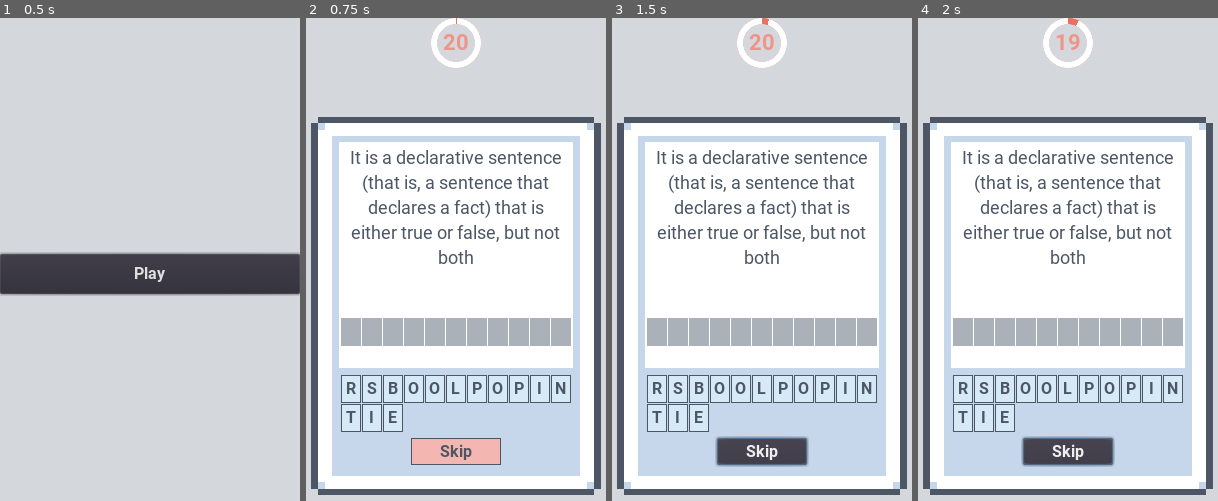
Above: before the commit, frames 1-4 (left to right).
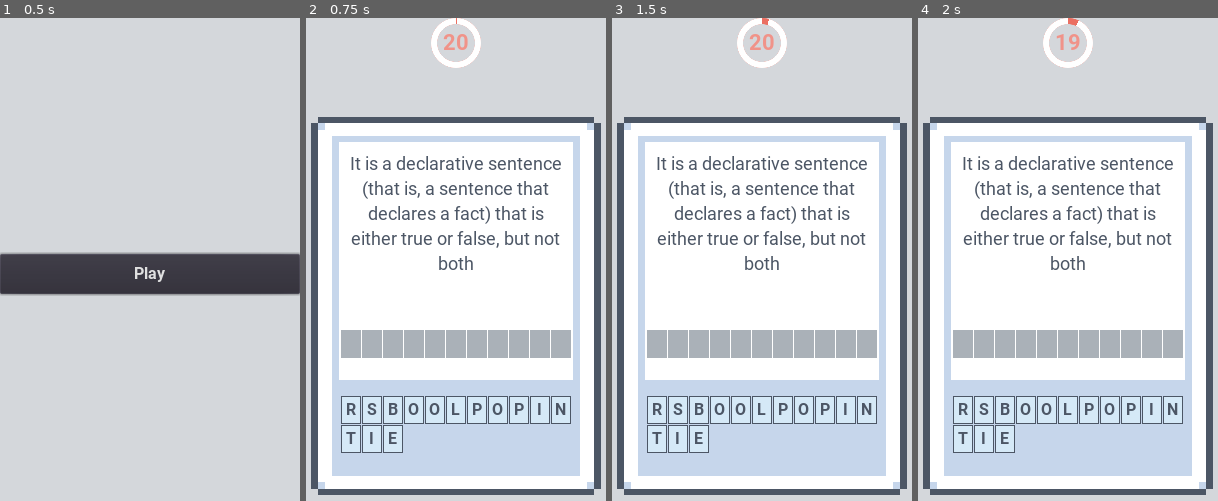
Above: after the commit, the same moments.

Repository: LoneDespair/comsci-card_game
Game: Godot game, scene res://src/main/main.tscn
The game is run twice, just before and just after one commit, with the same random seed, the same clock (stepped at 60 frames per second) and the same inputs.
Inputs (mouse positions are in pixels of both pictures, inside the frame that each line leads up to):
- Up to frame 1 (0.5 s): no input
- Up to frame 2 (0.75 s): click "Play" at 0.5 s
- Up to frame 3 (1.5 s): click (762, 452) at 1.25 s, where only the run before the commit has a clickable "Skip"
- Up to frame 4 (2 s): no input

Frame 1 is identical in both runs. In frame 2, 14% of the frame differs, in the area x 11-89%, y 27-93%; in frame 3, 15%; in frame 4, 15%.

Commit message:
added timeout support on cards

Diff:
--- a/src/card/card.tscn
+++ b/src/card/card.tscn
@@ -25,6 +25,18 @@
 content_margin_bottom = 5.0
 bg_color = Color( 0.780392, 0.843137, 0.92549, 1 )
 
+[sub_resource type="StyleBoxFlat" id=7]
+content_margin_left = 3.0
+content_margin_right = 3.0
+content_margin_top = 3.0
+content_margin_bottom = 3.0
+bg_color = Color( 0.780392, 0.843137, 0.92549, 1 )
+border_width_left = 1
+border_width_top = 1
+border_width_right = 1
+border_width_bottom = 1
+border_color = Color( 0.301961, 0.341176, 0.4, 1 )
+
 [node name="card" type="Control"]
 anchor_left = 0.5
 anchor_top = 0.5
@@ -47,7 +59,7 @@
 margin_top = -189.0
 margin_right = 145.0
 margin_bottom = 189.0
-rect_pivot_offset = Vector2( 150, 190 )
+rect_pivot_offset = Vector2( 145, 189 )
 theme_type_variation = "FrontCard"
 
 [node name="content" type="VBoxContainer" parent="ui"]
@@ -61,7 +73,7 @@
 [node name="question" type="Label" parent="ui/content"]
 unique_name_in_owner = true
 margin_right = 234.0
-margin_bottom = 132.0
+margin_bottom = 144.0
 size_flags_vertical = 3
 custom_fonts/font = SubResource( 6 )
 custom_styles/normal = SubResource( 5 )
@@ -71,20 +83,20 @@
 autowrap = true
 clip_text = true
 
-[node name="VBoxContainer" type="VBoxContainer" parent="ui/content"]
-margin_top = 132.0
+[node name="center" type="VBoxContainer" parent="ui/content"]
+margin_top = 144.0
 margin_right = 234.0
-margin_bottom = 226.0
+margin_bottom = 238.0
 rect_min_size = Vector2( 0, 94 )
 alignment = 1
 
-[node name="top" type="MarginContainer" parent="ui/content/VBoxContainer"]
+[node name="top" type="MarginContainer" parent="ui/content/center"]
 margin_top = 35.0
 margin_right = 234.0
 margin_bottom = 54.0
 rect_min_size = Vector2( 19, 19 )
 
-[node name="correct" type="Label" parent="ui/content/VBoxContainer/top"]
+[node name="correct" type="Label" parent="ui/content/center/top"]
 unique_name_in_owner = true
 visible = false
 margin_right = 234.0
@@ -94,7 +106,7 @@
 align = 1
 valign = 1
 
-[node name="wrong" type="Label" parent="ui/content/VBoxContainer/top"]
+[node name="wrong" type="Label" parent="ui/content/center/top"]
 unique_name_in_owner = true
 visible = false
 margin_right = 234.0
@@ -104,7 +116,19 @@
 align = 1
 valign = 1
 
-[node name="answer" type="GridContainer" parent="ui/content/VBoxContainer"]
+[node name="correction" type="Label" parent="ui/content/center/top"]
+unique_name_in_owner = true
+visible = false
+margin_top = -11.0
+margin_right = 234.0
+margin_bottom = 30.0
+custom_colors/font_color = Color( 0.803922, 0.380392, 0.333333, 1 )
+text = "Correct answer is:
+Answer here"
+align = 1
+autowrap = true
+
+[node name="answer" type="GridContainer" parent="ui/content/center"]
 unique_name_in_owner = true
 margin_left = 117.0
 margin_top = 58.0
@@ -115,49 +139,44 @@
 custom_constants/hseparation = 1
 columns = 11
 
-[node name="PanelContainer2" type="PanelContainer" parent="ui/content"]
-margin_top = 226.0
+[node name="bottom" type="MarginContainer" parent="ui/content"]
+margin_top = 238.0
 margin_right = 234.0
 margin_bottom = 328.0
+rect_min_size = Vector2( 0, 90 )
+
+[node name="selection_background" type="PanelContainer" parent="ui/content/bottom"]
+unique_name_in_owner = true
+margin_right = 234.0
+margin_bottom = 90.0
 rect_min_size = Vector2( 0, 61 )
 custom_styles/panel = SubResource( 4 )
 
-[node name="VBoxContainer" type="VBoxContainer" parent="ui/content/PanelContainer2"]
-margin_top = 5.0
-margin_right = 234.0
-margin_bottom = 97.0
-
-[node name="MarginContainer" type="MarginContainer" parent="ui/content/PanelContainer2/VBoxContainer"]
-margin_right = 234.0
-margin_bottom = 61.0
-rect_min_size = Vector2( 0, 61 )
-custom_constants/margin_right = 0
-custom_constants/margin_top = 0
-custom_constants/margin_left = 0
-custom_constants/margin_bottom = 0
-
-[node name="selection" type="GridContainer" parent="ui/content/PanelContainer2/VBoxContainer/MarginContainer"]
+[node name="selection" type="GridContainer" parent="ui/content/bottom/selection_background"]
 unique_name_in_owner = true
 margin_left = 117.0
-margin_top = 30.0
+margin_top = 45.0
 margin_right = 117.0
-margin_bottom = 30.0
+margin_bottom = 45.0
 size_flags_horizontal = 4
 size_flags_vertical = 4
 custom_constants/vseparation = 1
 custom_constants/hseparation = 1
 columns = 11
 
-[node name="skip" type="Button" parent="ui/content/PanelContainer2/VBoxContainer"]
+[node name="next" type="Button" parent="ui/content/bottom"]
 unique_name_in_owner = true
-margin_left = 72.0
-margin_top = 65.0
-margin_right = 162.0
-margin_bottom = 92.0
-rect_min_size = Vector2( 90, 0 )
+visible = false
+margin_left = 77.0
+margin_top = 32.0
+margin_right = 157.0
+margin_bottom = 57.0
+rect_min_size = Vector2( 80, 0 )
 size_flags_horizontal = 4
-theme_type_variation = "RedButton"
-text = "Skip"
+size_flags_vertical = 6
+custom_colors/font_color = Color( 0.301961, 0.341176, 0.4, 1 )
+custom_styles/normal = SubResource( 7 )
+text = "Next"
 
 [node name="checker" type="Node" parent="."]
 script = ExtResource( 6 )
--- a/src/card/initiator.gd
+++ b/src/card/initiator.gd
@@ -2,10 +2,11 @@
 
 onready var ui := $"../ui"
 onready var content := $"%content"
+onready var selection_background := $"%selection_background"
+onready var next_button := $"%next"
 
 
 func set_front(is_front : bool) -> void:
-
 	content.visible = is_front
 
 	if is_front:
@@ -15,3 +16,8 @@
 	else:
 		ui.theme_type_variation = "BackCard"
 #		ui.rect_scale = Vector2(0.855, 0.855)
+
+
+func timeout() -> void:
+	selection_background.hide()
+	next_button.show()
--- a/src/play/initiator.gd
+++ b/src/play/initiator.gd
@@ -3,11 +3,8 @@
 const CARD_PCK := preload("../card/card.tscn")
 
 onready var deck := $"%deck"
-onready var fire := $"%fire"
-onready var circular_initiator := $"%circular_timer/initiator"
-#onready var scroll := $"%scroll"
+onready var turn := $"../turn"
 
-var current_idx := -1
 var key_list := ["PROPOSITION", "COCO", "DONUT", "JELLY", "CAKE"]
 
 
@@ -23,35 +20,4 @@
 		checker.connect("correct", self, "correct")
 		checker.setup(key)
 
-		card_scn.get_node("initiator").set_front(false)
-
-	next()
-
-
-func next() -> void:
-	var card_count := deck.get_child_count()
-
-	if card_count <= 0:
-		return
-
-	circular_initiator.start()
-
-	if current_idx > -1:
-		deck.get_child(current_idx).get_node("initiator").set_front(false)
-
-
-	if current_idx + 1 < card_count:
-		current_idx += 1
-		var card_scn := deck.get_child(current_idx) as Control
-		card_scn.get_node("initiator").set_front(true)
-
-		deck.rect_position.x -= card_scn.rect_size.x + 5
-		prints("NExt")
-
-	else:
-		prints("Gameover")
-
-
-func correct() -> void:
-	fire.emitting = true
-	next()
+	turn.next()
--- a/src/play/play.tscn
+++ b/src/play/play.tscn
@@ -1,7 +1,8 @@
-[gd_scene load_steps=11 format=2]
+[gd_scene load_steps=12 format=2]
 
 [ext_resource path="res://src/play/initiator.gd" type="Script" id=1]
 [ext_resource path="res://src/circular_timer/circular_timer.tscn" type="PackedScene" id=2]
+[ext_resource path="res://src/play/turn.gd" type="Script" id=3]
 
 [sub_resource type="Gradient" id=4]
 offsets = PoolRealArray( 0, 0.815981, 0.987893 )
@@ -115,5 +116,8 @@
 size_flags_horizontal = 6
 custom_styles/panel = SubResource( 3 )
 
+[node name="turn" type="Node" parent="."]
+script = ExtResource( 3 )
+
 [node name="initiator" type="Node" parent="."]
 script = ExtResource( 1 )
--- /dev/null
+++ b/src/play/turn.gd
@@ -0,0 +1,38 @@
+extends Node
+
+var current_idx := -1
+
+onready var deck := $"%deck"
+onready var circular_initiator := $"%circular_timer/initiator"
+onready var fire := $"%fire"
+
+
+func next() -> void:
+	var card_count := deck.get_child_count()
+
+	if card_count <= 0:
+		return
+
+	circular_initiator.start()
+
+	if current_idx > -1:
+		deck.get_child(current_idx).get_node("initiator").set_front(false)
+
+
+	if current_idx + 1 < card_count:
+		current_idx += 1
+		var card_scn := deck.get_child(current_idx) as Control
+		var card_initiator := card_scn.get_node("initiator")
+
+		circular_initiator.connect("timeout", card_initiator, "timeout")
+
+		card_scn.get_node("%next").connect("pressed", self, "next")
+		deck.rect_position.x -= card_scn.rect_size.x + 5
+
+	else:
+		prints("Gameover")
+
+
+func correct() -> void:
+	fire.emitting = true
+	next()
Not shown: 1 places in src/card/card.tscn that only renumber resources
